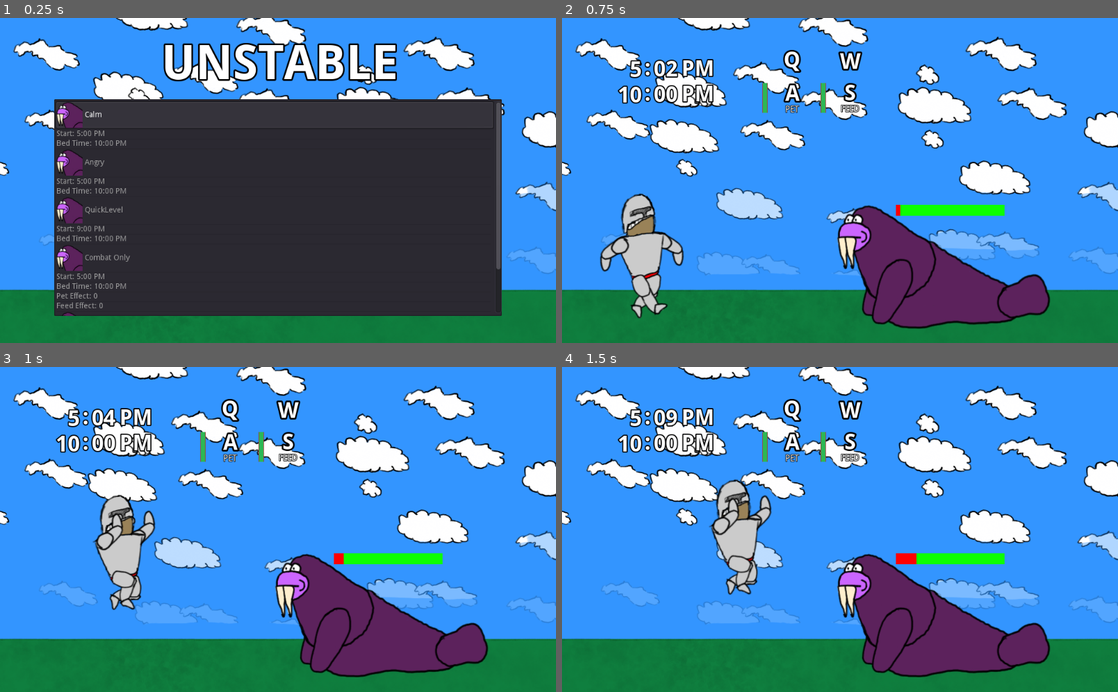
Above: before the commit, frames 1-4 (two rows, left to right).
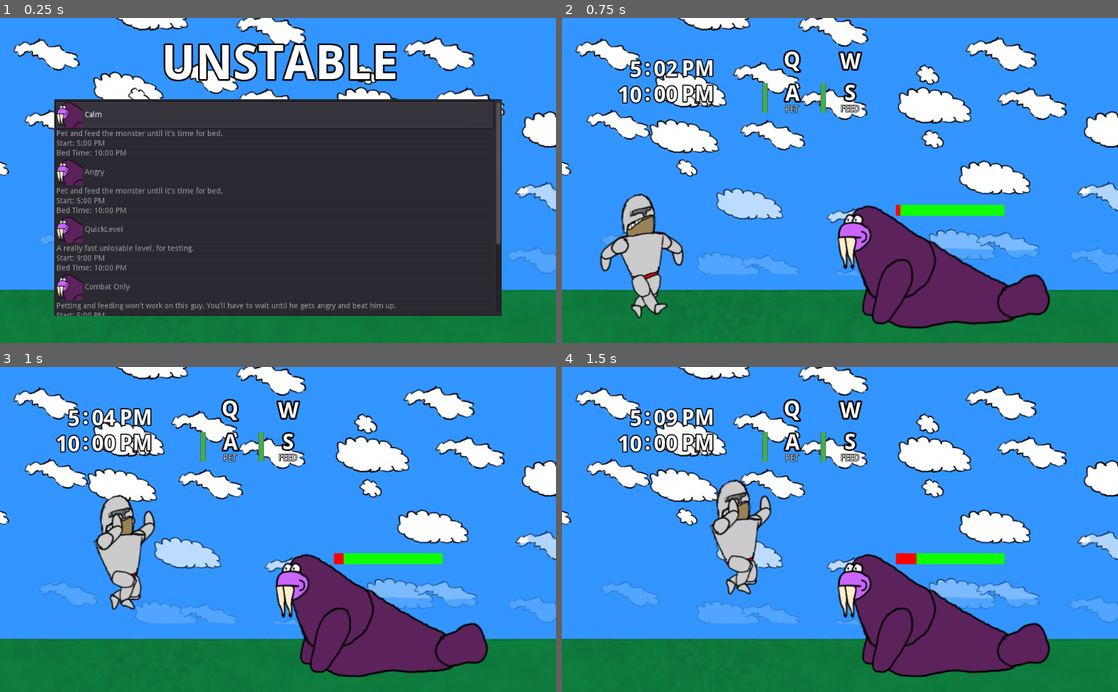
Above: after the commit, the same moments.

Repository: Wall-Dough/unstable
Game: Godot game, scene res://level_select/LevelSelect.tscn
Same seed, same stepped clock (60 frames per second), same inputs: the game is played once before the commit and once after it.
Inputs:
- Up to frame 1 (0.25 s): no input
- Up to frame 2 (0.75 s): tap Enter (ui_accept) at 0.5 s; hold Right (move_right) from 0.53 s (still down); hold Enter (ui_accept) from 0.53 s (still down)
- Up to frame 3 (1 s): keep holding Right (move_right); keep holding Enter (ui_accept); tap Up (jump) at 0.77 s
- Up to frame 4 (1.5 s): release Right (move_right) at 1.28 s; release Enter (ui_accept) at 1.28 s; hold Down (ui_down) from 1.28 s (still down); tap S (give) at 1.35 s

The runs differ from the first frame. In frame 1, 3.4% of the frame differs, in the area x 10-90%, y 34-92%; in frame 2, nothing differs; in frame 3, nothing differs; in frame 4, nothing differs.

Commit message:
Add level descriptions

Diff:
--- a/level/CombatOnly.tscn
+++ b/level/CombatOnly.tscn
@@ -3,5 +3,6 @@
 [ext_resource path="res://level/Level.tscn" type="PackedScene" id=1]
 
 [node name="Combat Only" instance=ExtResource( 1 )]
+description = "Petting and feeding won't work on this guy. You'll have to wait until he gets angry and beat him up."
 pet_effect = 0
 feed_effect = 0
--- a/level/Jank.tscn
+++ b/level/Jank.tscn
@@ -3,4 +3,5 @@
 [ext_resource path="res://level/Level.tscn" type="PackedScene" id=1]
 
 [node name="Jank" instance=ExtResource( 1 )]
+description = "No cooldown on petting and feeding. This is how it was at the very beginning. Fatten him up and pet him raw."
 cooldown_percent = 0
--- a/level/Level.gd
+++ b/level/Level.gd
@@ -4,6 +4,7 @@
 # Declare member variables here. Examples:
 # var a = 2
 # var b = "text"
+export(String) var description = ""
 export(int, 23) var start_hour = 17
 export(int, 59) var start_minute = 0
 export(int, 47) var bed_time_hour = 22
--- a/level/QuickLevel.tscn
+++ b/level/QuickLevel.tscn
@@ -3,4 +3,5 @@
 [ext_resource path="res://level/Level.tscn" type="PackedScene" id=1]
 
 [node name="QuickLevel" instance=ExtResource( 1 )]
+description = "A really fast unlosable level, for testing."
 start_hour = 21
--- a/level_select/LevelSelect.gd
+++ b/level_select/LevelSelect.gd
@@ -7,6 +7,7 @@
 # var a = 2
 # var b = "text"
 var defaults = {
+	"description": "Pet and feed the monster until it's time for bed.",
 	"start_hour": 17,
 	"start_minute": 0,
 	"bed_time_hour": 22,
@@ -50,6 +51,7 @@
 		bed_time_text = "Bed Time: %s" % bed_time_text
 		level_idx.append($level_list.get_item_count())
 		$level_list.add_item(state.get_node_name(0), icon_texture)
+		$level_list.add_item(properties["description"], null, false)
 		$level_list.add_item(start_text, null, false)
 		$level_list.add_item(bed_time_text, null, false)
 		for extra in extras:
